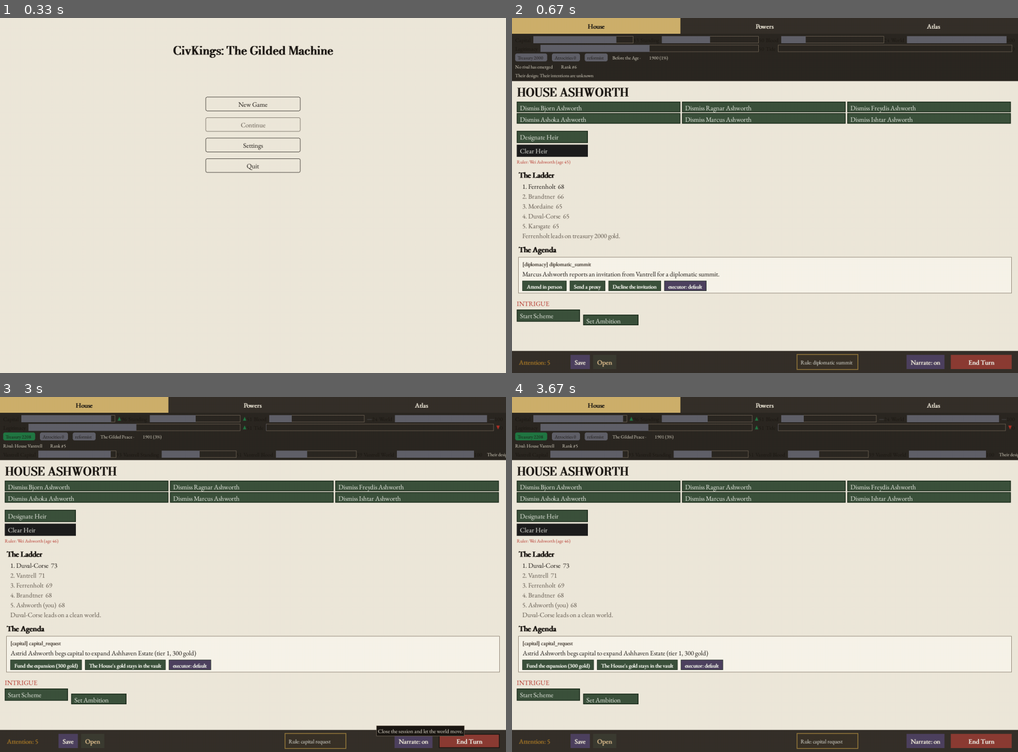
Above: before the commit, frames 1-4 (two rows, left to right).
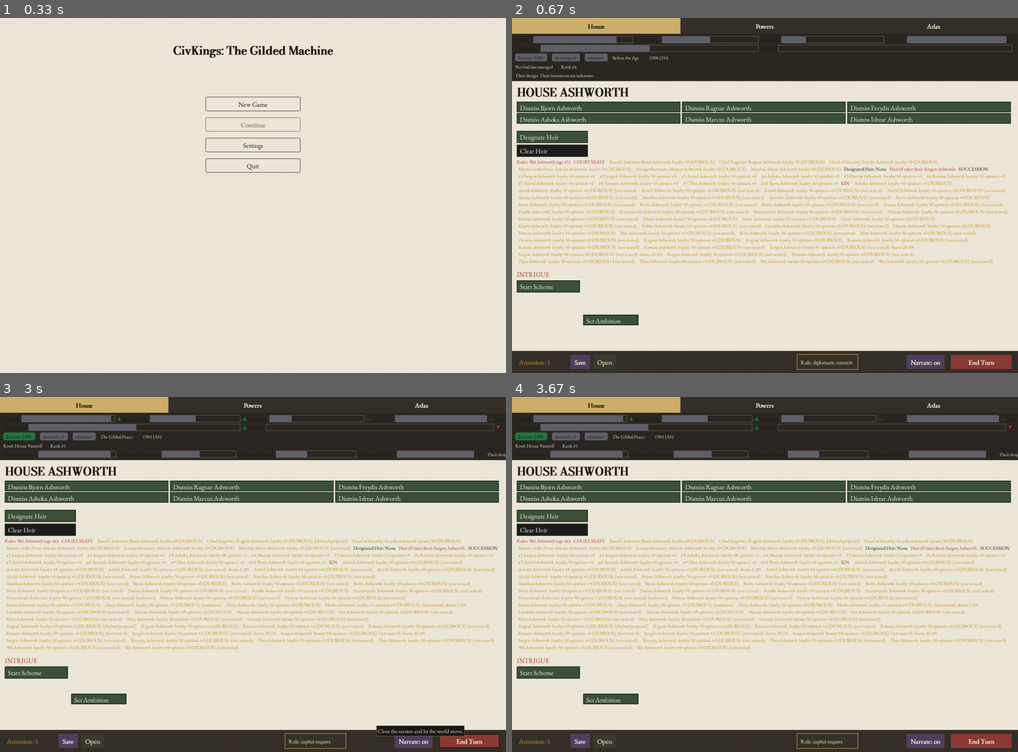
Above: after the commit, the same moments.

Repository: civersen222/Guilded-Age
Game: pygame game, started from gilded/__main__.py
The game is run twice, just before and just after one commit, with the same random seed, the same clock (stepped at 60 frames per second) and the same inputs.
Inputs (mouse positions are in pixels of both pictures, inside the frame that each line leads up to):
- Up to frame 1 (0.33 s): no input
- Up to frame 2 (0.67 s): click "New Game" at 0.38 s
- Up to frame 3 (3 s): click (131, 578) at 0.72 s; click (227, 666) at 2.55 s; click "End Turn" at 2.88 s
- Up to frame 4 (3.67 s): click (684, 457) at 3.22 s

Frame 1 is identical in both runs. In frame 2, 9.5% of the frame differs, in the area x 0-99%, y 40-86%; in frame 3, 10%; in frame 4, 10%.

Commit message:
C6w7-3: dossier flow left-to-right serpentine with bottom cap - persistent x-cursor, wrap on overflow, stop above bottom-anchored controls; fix all 7 pixel tests + no-overlap

Diff:
--- a/gilded/ui/house_tab.py
+++ b/gilded/ui/house_tab.py
@@ -430,24 +430,18 @@
         if y > content.bottom - 40:
             return y
 
-     # Compressed dossier: 8 columns x 10 rows at the smallest NAMED scale
-    # step (TYPE_CAPTION=12). Lines that overflow the grid are moved to the
-    # right margin (still drawn through blit_text, so text_rows stays
-    # complete).
-    cols = 8
-    per = 10
+     # Compressed dossier at the smallest NAMED scale step (TYPE_CAPTION=12).
+    # Lines flow left-to-right in rows: each line keeps its exact rendered
+    # width and the cursor advances past it; when the next line no longer
+    # fits the row, wrap below. Consecutive lines in a row therefore have
+    # disjoint x-spans and rows are separated by line_h, so no two drawn
+    # text rows collide. Every line is drawn verbatim through blit_text,
+    # so text_rows stays complete.
     small = _font(TYPE_CAPTION)
-    col_w = (content.width - PAD * 2) // cols
-    non_blank = [l for l in lines if l.strip()]
     line_h = small.get_height()
-    cursors = [y] * cols
-    max_bottom = y
-    for i, line in enumerate(non_blank):
-        c = i // per
-        if c >= cols:
-            break
-        if cursors[c] > max_bottom:
-            break
+    row_y = y
+    cur_x = PAD
+    for line in [l for l in lines if l.strip()]:
         color = INK
         if line.startswith("  ?") or line.startswith("Ruler:") or line.startswith("COURT") or line.startswith("KIN") or line.startswith("DISLOYAL") or line.startswith("GRIP") or line.startswith("Heir"):
             color = TONES.get("bad", INK)
@@ -455,24 +449,17 @@
             color = TONES.get("good", INK)
         elif line.startswith("  "):
             color = TONES.get("warn", INK)
-        blit_text(surface, small, line, (PAD + c * col_w, cursors[c]), color)
-        cursors[c] += line_h + 2
-    overflow_start = cols * per
-    if len(non_blank) > overflow_start:
-        ox = PAD + cols * col_w + 6
-        oy = y
-        for line in non_blank[overflow_start:]:
-            color = INK
-            if line.startswith("  ?") or line.startswith("Ruler:") or line.startswith("COURT") or line.startswith("KIN") or line.startswith("DISLOYAL") or line.startswith("GRIP") or line.startswith("Heir"):
-                color = TONES.get("bad", INK)
-            elif "* " in line:
-                color = TONES.get("good", INK)
-            elif line.startswith("  "):
-                color = TONES.get("warn", INK)
-            blit_text(surface, small, line, (ox, oy), color)
-            oy += line_h + 2
-        max_bottom = max(max_bottom, oy)
-    y = max(cursors) + 2
+        w = small.render(line, True, color).get_width()
+        x = cur_x
+        if x + w > content.right - PAD:
+            row_y += line_h + 2
+            cur_x = PAD
+            x = PAD
+        if row_y > content.bottom - 40:
+            break
+        blit_text(surface, small, line, (x, row_y), color)
+        cur_x = x + w + 8
+    y = row_y + line_h + 2
     return y
 
 
